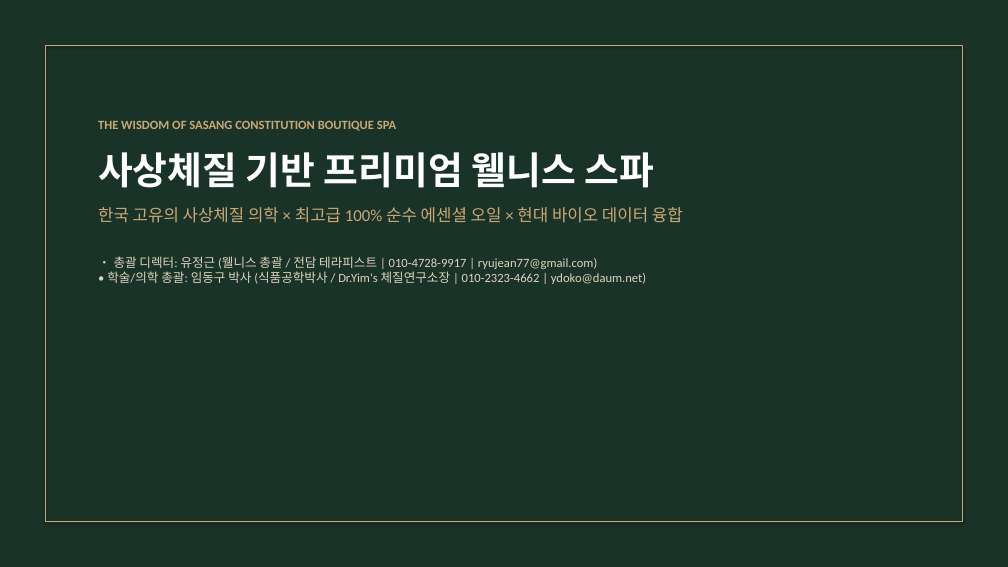
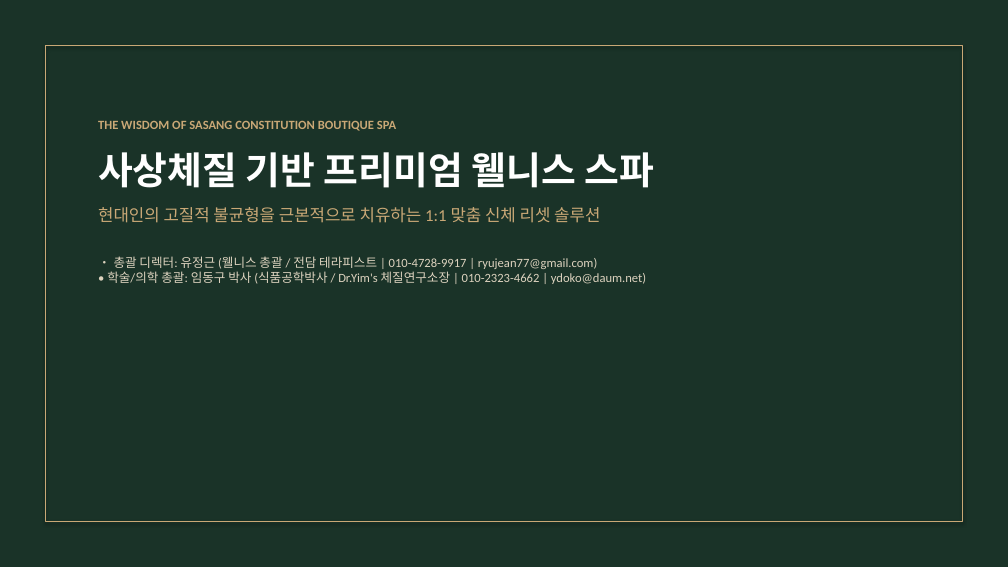
Before and after one commit to ryujean77/ryujean-slides, a slide deck: slide 1 of sasang-spa/사상체질_프리미엄_스파_프로젝트_제안서_발표자료.pptx. Drawn at 1008x567 pixels with LibreOffice and Linux fonts; fonts in the diff are those of the drawing. Boxes give left, top, right and bottom in pixels: in the first picture for what was removed or moved away, otherwise in the second. Text is boxed around its words. In the diff, an @@ line names an element or a change of style, - is before the commit and + after.

Commit message:
feat: 문제 정의(Pain Points) & 근본 해결 솔루션(Solutions) 슬라이드 대대적 보강 (16장 풀버전)

```diff
--- a/sasang-spa/사상체질_프리미엄_스파_프로젝트_제안서_발표자료.pptx
+++ b/sasang-spa/사상체질_프리미엄_스파_프로젝트_제안서_발표자료.pptx
@@ text at <box>98,207,600,223</box>: text changed @@
-한국 고유의 사상체질 의학 × 최고급 100% 순수 에센셜 오일 × 현대 바이오 데이터 융합
+현대인의 고질적 불균형을 근본적으로 치유하는 1:1 맞춤 신체 리셋 솔루션
```
Also in this commit, not shown: 4 slides added, 1 slide removed, 1 other file.
